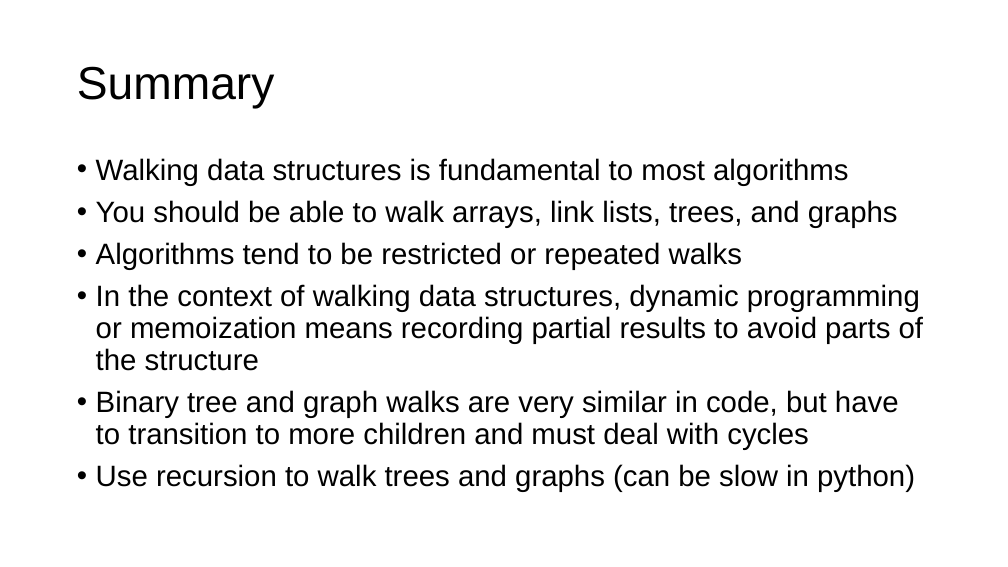
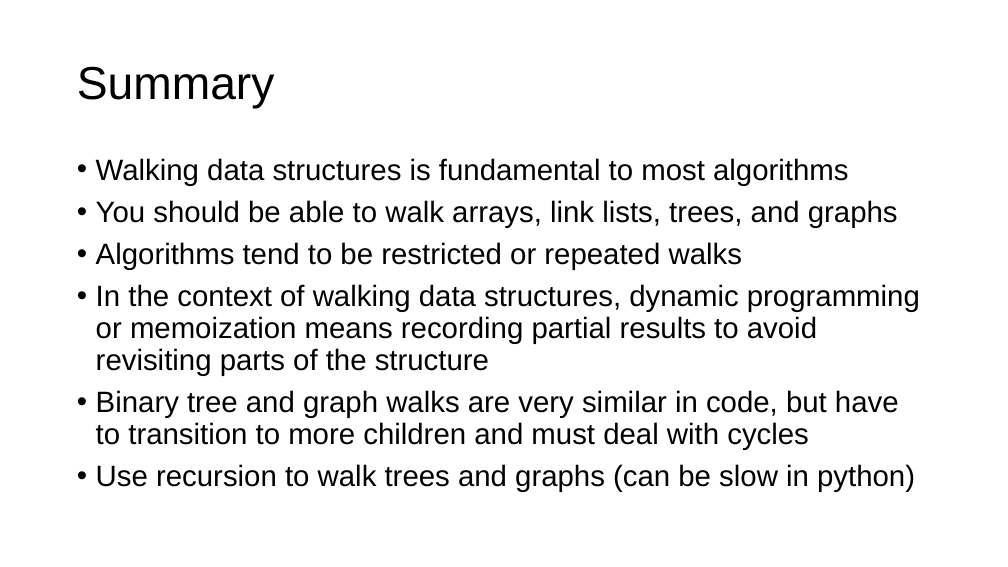
Before and after one commit to parrt/msds689, a slide deck: slide 13 of notes/walking-structures.pptx. Drawn at 1008x567 pixels with LibreOffice and Linux fonts; fonts in the diff are those of the drawing; background and template pictures are left out. Boxes give left, top, right and bottom in pixels: in the first picture for what was removed or moved away, otherwise in the second. Text is boxed around its words. In the diff, an @@ line names an element or a change of style, - is before the commit and + after.

```diff
--- a/notes/walking-structures.pptx
+++ b/notes/walking-structures.pptx
@@ text at <box>96,284,920,376</box>: text changed @@
-• In the context of walking data structures, dynamic programming or memoization means recording partial results to avoid parts of the structure
+• In the context of walking data structures, dynamic programming or memoization means recording partial results to avoid revisiting parts of the structure
```
Also in this commit, not shown: 1 other slide changed, 3 other files.
